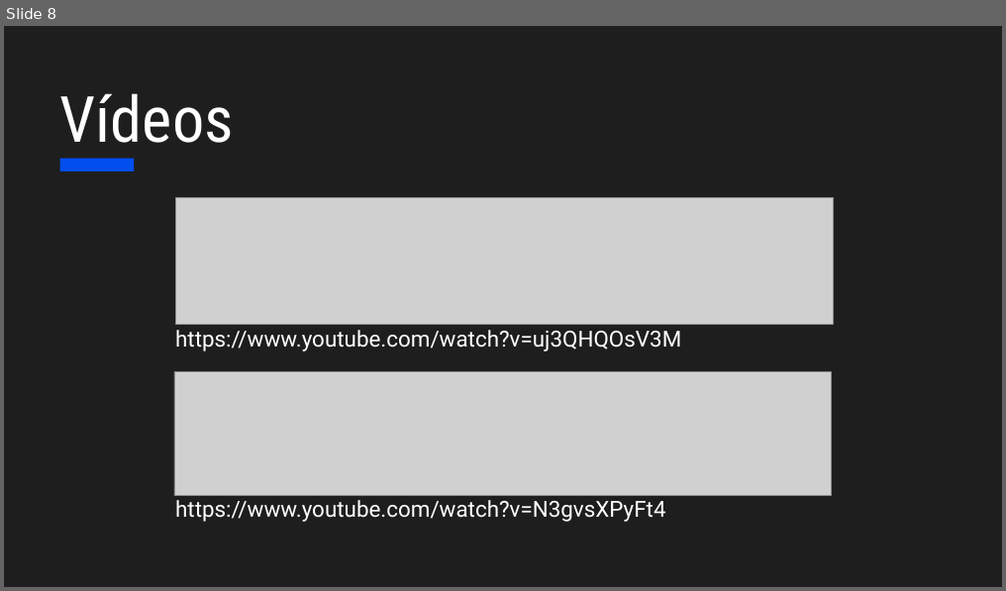
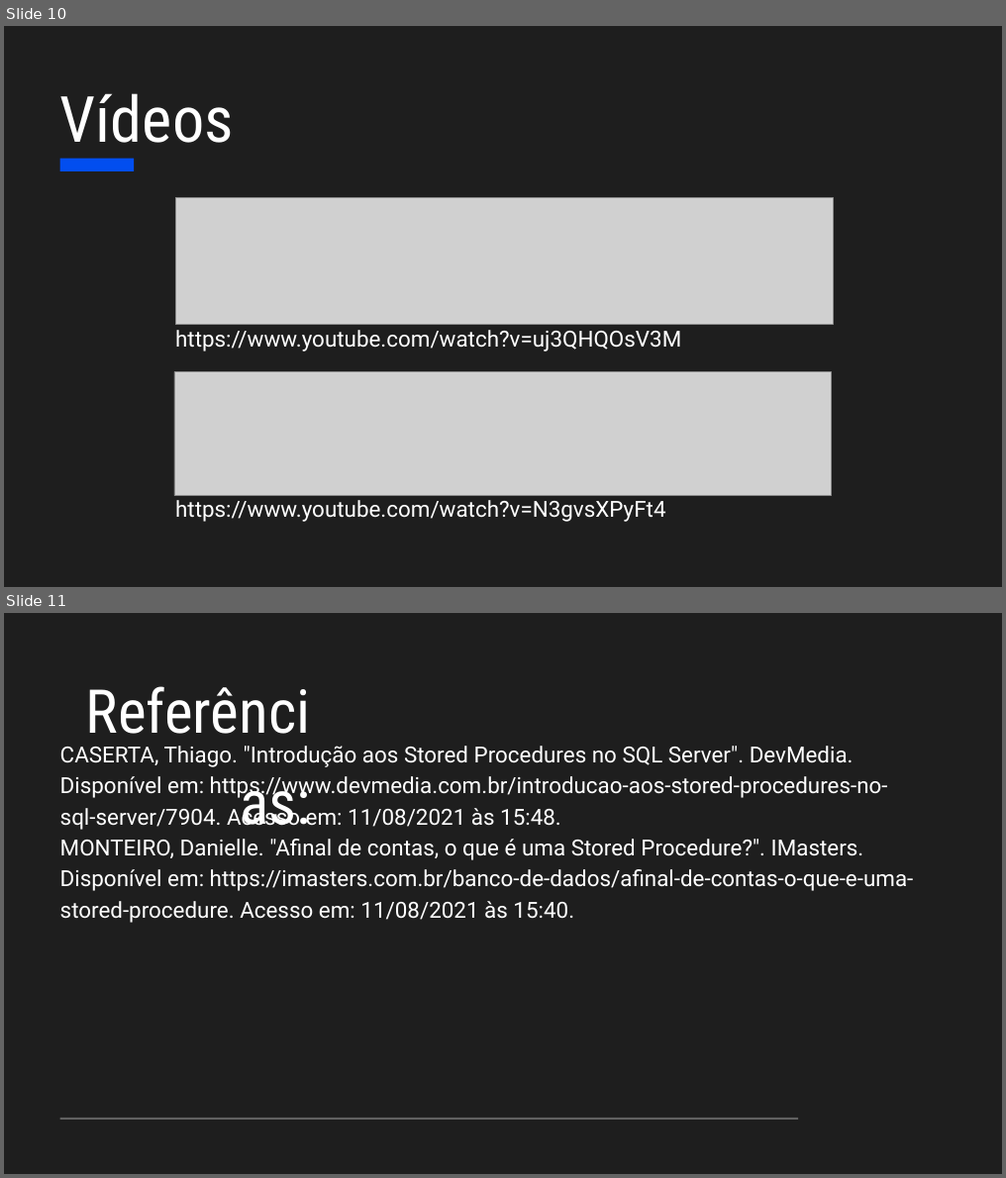
Before and after one commit to Miguel-Gu/STORED-PROCEDURES, a slide deck: Material de apoio/Material de apoio - stored procedures.pptx. Shown one above the other, each under a label of ours: slide 8 before the commit, slides 10 and 11 after it. The pictures are 1006x591 and 1006x1178 pixels, drawn with LibreOffice and Linux fonts; fonts in the diff are those of the drawing; grey boxes stand for pictures. Boxes give left, top, right and bottom in pixels: in the first picture for what was removed or moved away, otherwise in the second. Text is boxed around its words. In the diff, an @@ line names an element or a change of style, - is before the commit and + after.

```diff
--- a/Material de apoio/Material de apoio - stored procedures.pptx
+++ b/Material de apoio/Material de apoio - stored procedures.pptx
@@ slide 11 added at (4,613,1002,1174), background #1E1E1E @@
@@ text added at (59,655,310,741), 87.3 pt, text #FFFFFF @@
+Referências:
@@ text added at (60,746,914,923), 32 pt, text #FFFFFF @@
+CASERTA, Thiago. "Introdução aos Stored Procedures no SQL Server". DevMedia. Disponível em: https://www.devmedia.com.br/introducao-aos-stored-procedures-no-sql-server/7904. Acesso em: 11/08/2021 às 15:48.
+MONTEIRO, Danielle. "Afinal de contas, o que é uma Stored Procedure?". IMasters. Disponível em: https://imasters.com.br/banco-de-dados/afinal-de-contas-o-que-e-uma-stored-procedure. Acesso em: 11/08/2021 às 15:40.
@@ rectangle added at (59,1118,798,1120), fill #FFFFFF at 30% opacity @@
@@ what was slide 8 is now slide 10 @@
```
Also in this commit, not shown: 1 slide changed, 2 other slides added, 1 slide removed, 1 other file.
